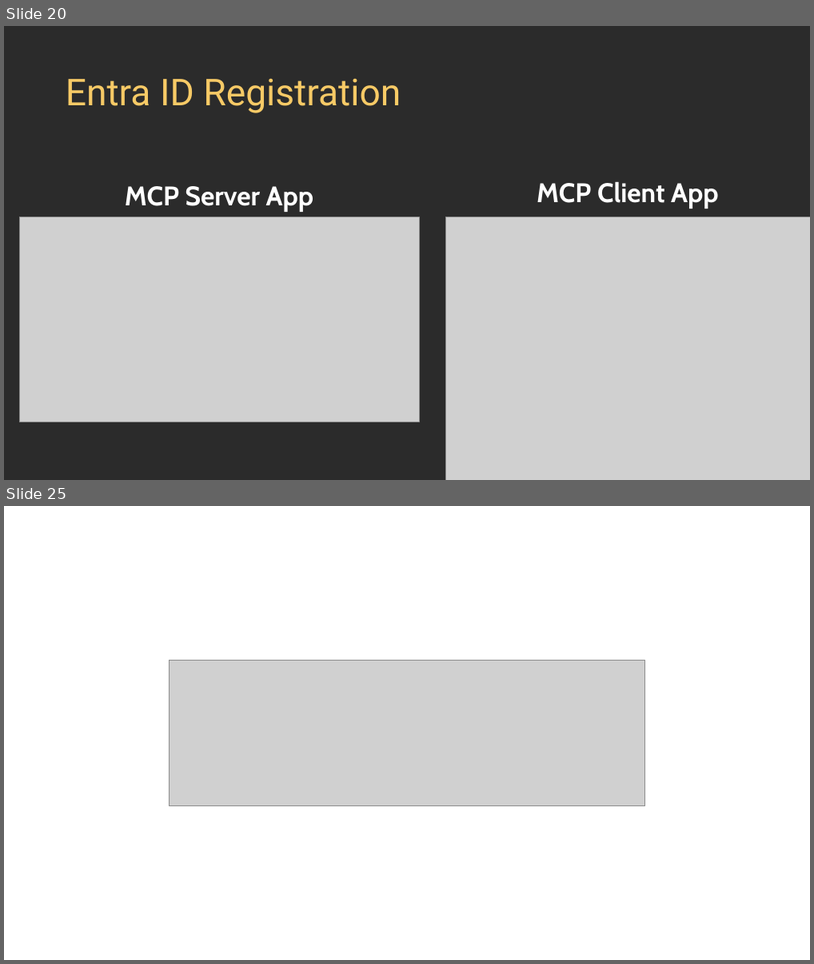
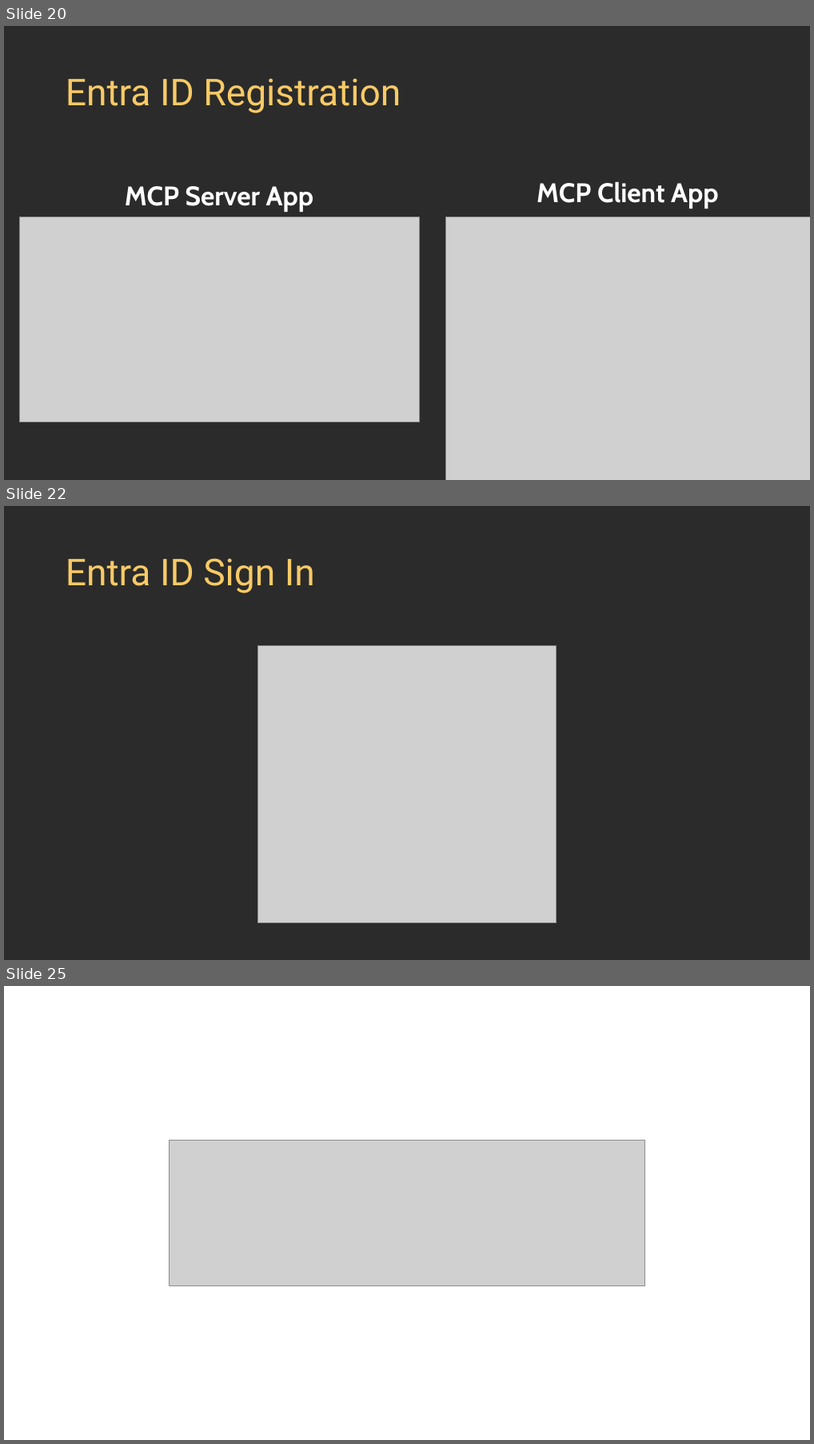
Before and after one commit to luismanez/agentcamp-madrid-2026, a slide deck: slides/AgentCamp 2026 - MCP Auth - luismanez.pptx. Shown one above the other, each under a label of ours: slides 20 and 25 before the commit, slides 20, 22 and 25 after it; the slides between them are not shown. The pictures are 814x964 and 814x1444 pixels, drawn with LibreOffice and Linux fonts; fonts in the diff are those of the drawing; grey boxes stand for pictures; background and template pictures are left out; a plain dark background stands for a picture behind light text. Boxes give left, top, right and bottom in pixels: in the first picture for what was removed or moved away, otherwise in the second. Text is boxed around its words. In the diff, an @@ line names an element or a change of style, - is before the commit and + after.

```diff
--- a/slides/AgentCamp 2026 - MCP Auth - luismanez.pptx
+++ b/slides/AgentCamp 2026 - MCP Auth - luismanez.pptx
@@ slide 22 added at (4,506,810,960), background picture (left out) @@
@@ title added at (66,558,315,593), 44 pt, text #F7CA66 @@
+Entra ID Sign In
@@ picture added at (258,646,556,922) @@
```
Also in this commit, not shown: 1 slide changed, 4 other slides added, 4 slides removed.
